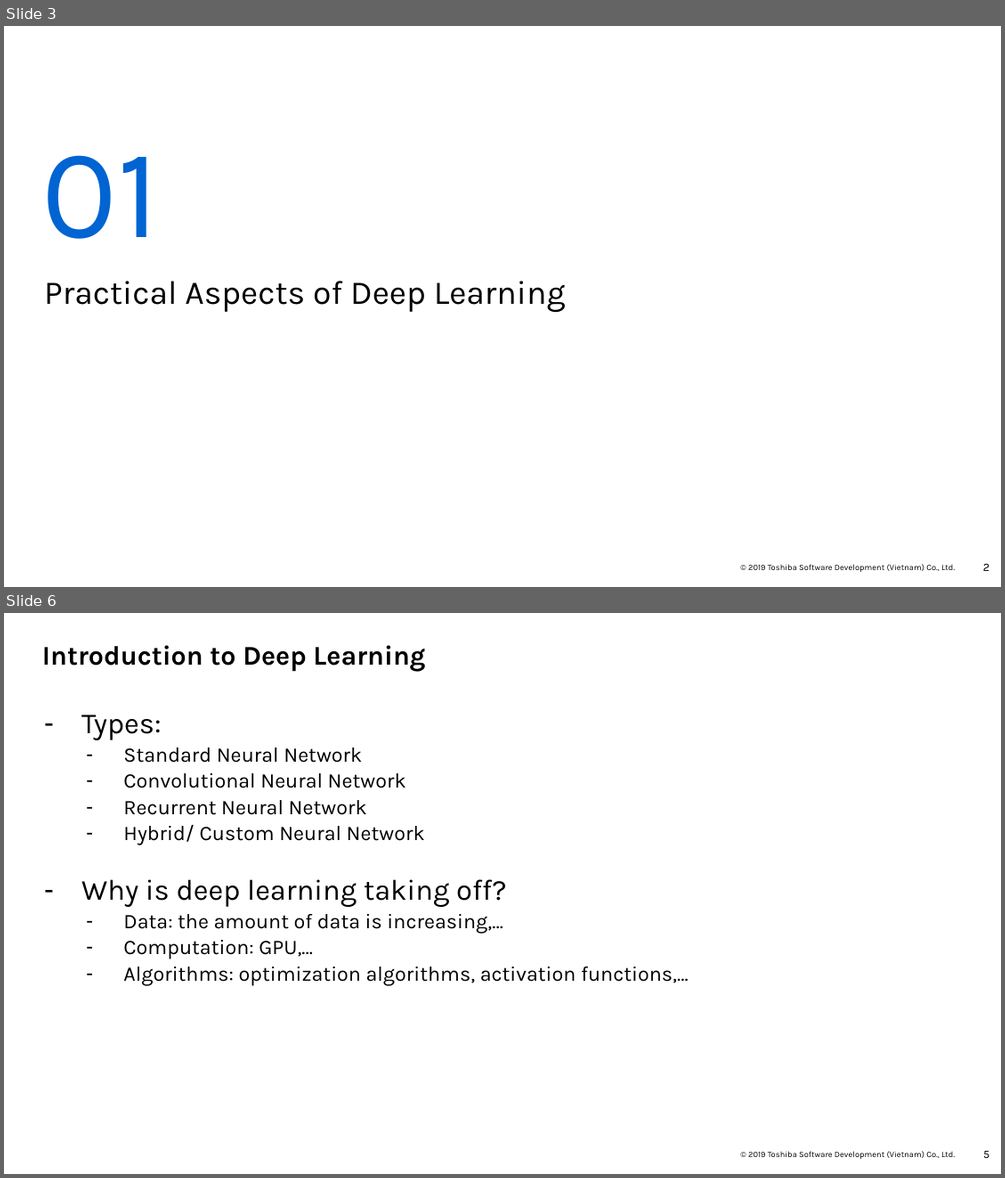
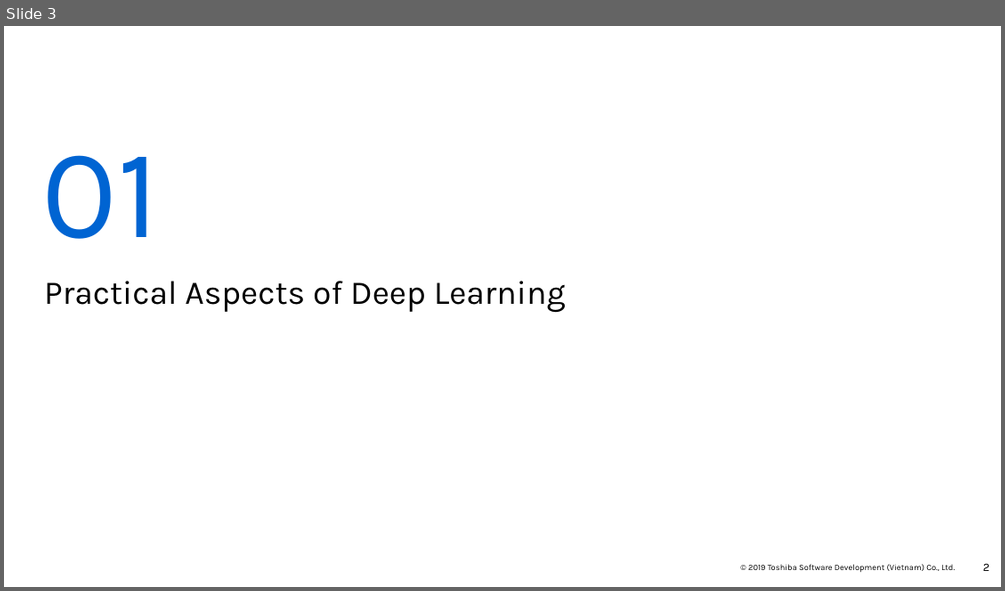
Before and after one commit to Doan-Nguyen/Coursera, a slide deck: Deep Learning Specialization - Report - Course 2.pptx. Shown one above the other, each under a label of ours: slides 3 and 6 before the commit, slide 3 after it; the slides between them are not shown. The pictures are 1005x1178 and 1005x591 pixels, drawn with LibreOffice and Linux fonts; fonts in the diff are those of the drawing; background and template pictures are left out. Boxes give left, top, right and bottom in pixels: in the first picture for what was removed or moved away, otherwise in the second. Text is boxed around its words. In the diff, an @@ line names an element or a change of style, - is before the commit and + after.

```diff
--- a/Deep Learning Specialization - Report - Course 2.pptx
+++ b/Deep Learning Specialization - Report - Course 2.pptx
@@ slide 6 removed at <box>4,613,1001,1174</box>, background #FFFFFF; not listed: 2 template elements that a slide beside it also shows @@
@@ title removed at <box>42,645,425,672</box> @@
-Introduction to Deep Learning
@@ text removed at <box>81,714,688,985</box> @@
-– Types:
-  – Standard Neural Network
-  – Convolutional Neural Network
-  – Recurrent Neural Network
-  – Hybrid/ Custom Neural Network
-– Why is deep learning taking off?
-  – Data: the amount of data is increasing,…
-  – Computation: GPU,…
-  – Algorithms: optimization algorithms, activation functions,…
```
Also in this commit, not shown: 1 slide changed, 4 slides added, 14 other slides removed.
